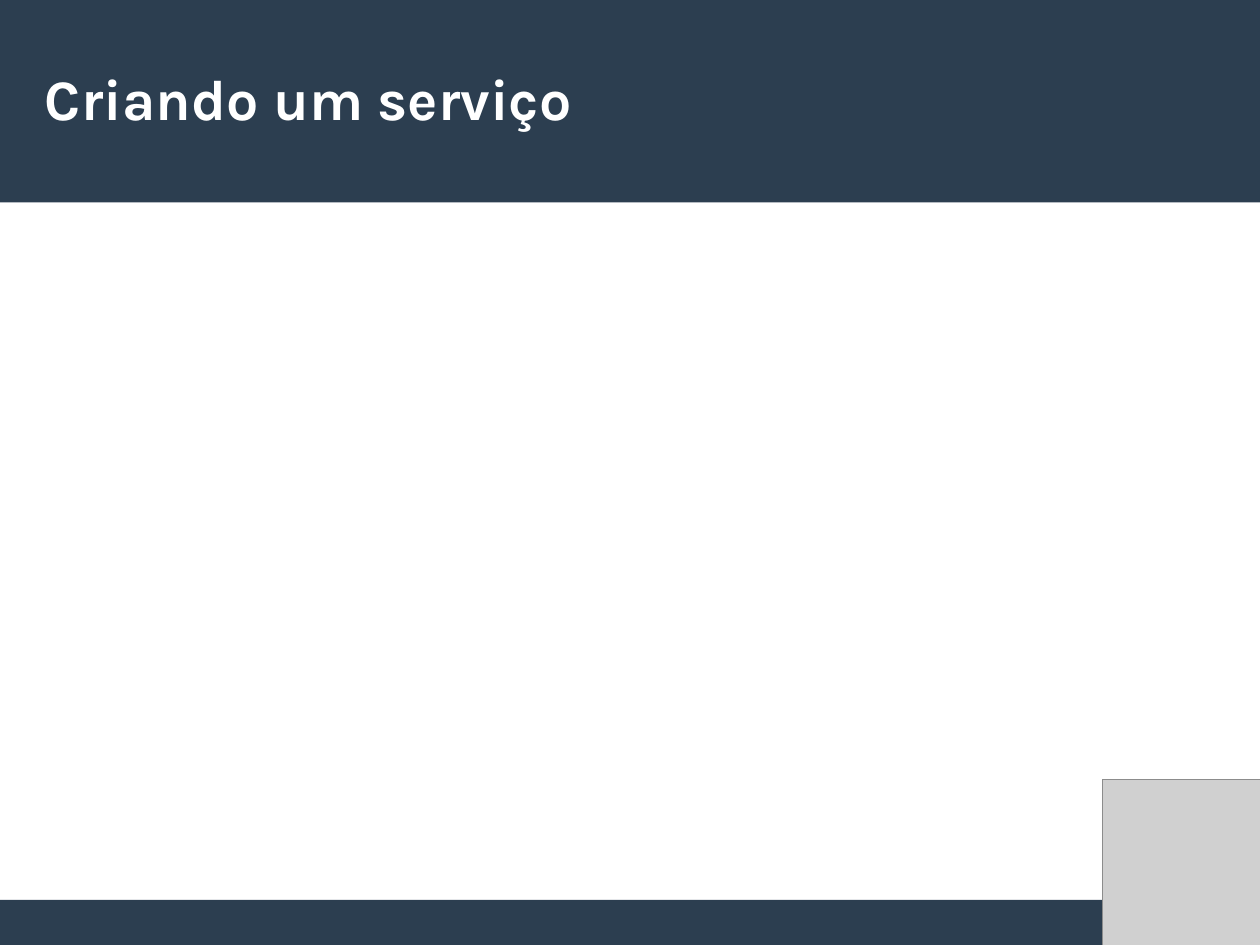
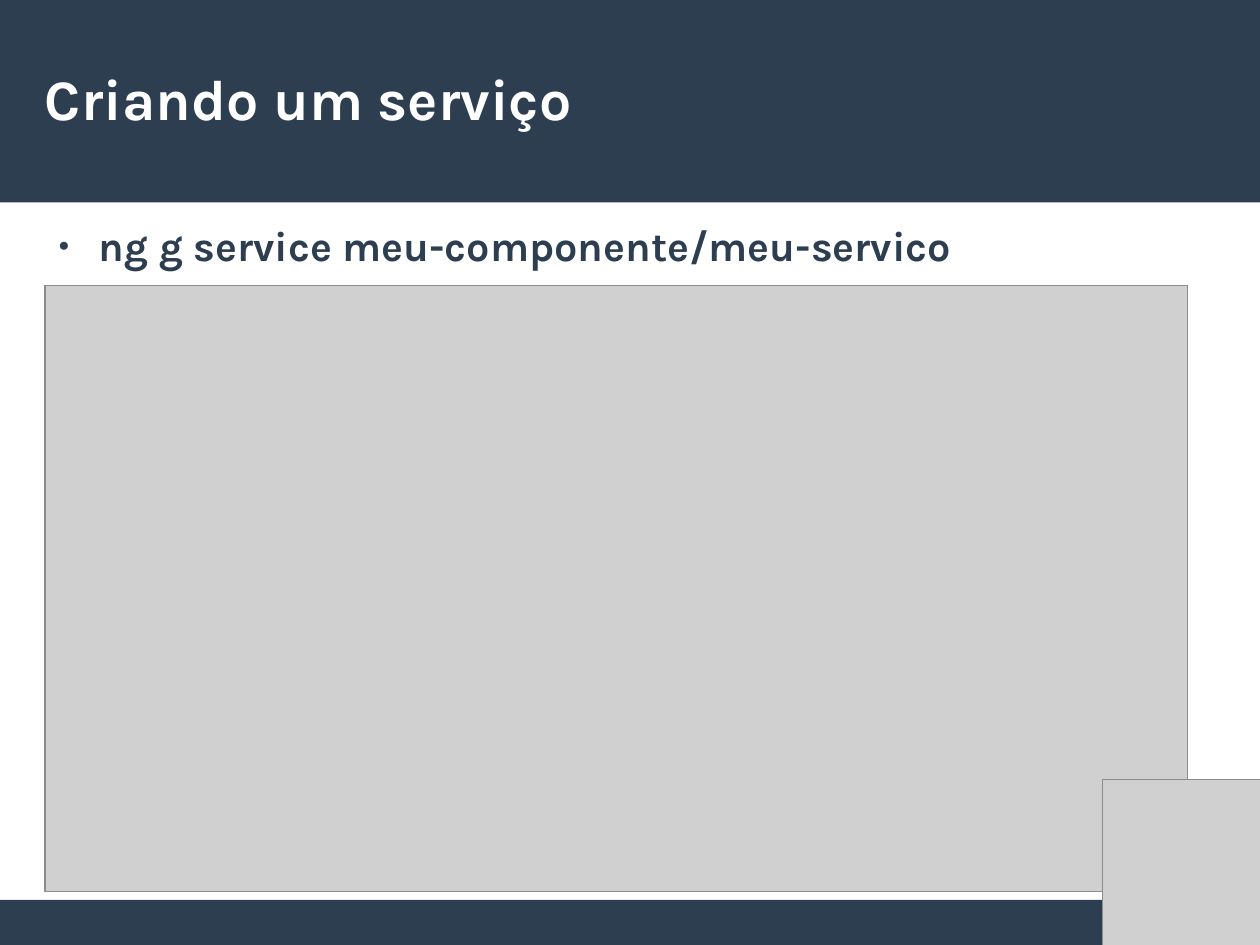
Before and after one commit to willianmarquesfreire/AulasAngular2, a slide deck: slide 14 of Slides.odp (slide 13 before the commit). Drawn at 1260x945 pixels with LibreOffice and Linux fonts; fonts in the diff are those of the drawing; grey boxes stand for pictures. Boxes give left, top, right and bottom in pixels: in the first picture for what was removed or moved away, otherwise in the second. Text is boxed around its words. In the diff, an @@ line names an element or a change of style, - is before the commit and + after.

```diff
--- a/Slides.odp
+++ b/Slides.odp
@@ text added at (99, 230, 951, 272), 26 pt, text #2C3E50, bold @@
+● ng g service meu-componente/meu-servico
@@ picture added at (45, 286, 1188, 893) @@
```
Also in this commit, not shown: 3 other slides changed, 5 slides added, 3 slides removed, 41 other files.
